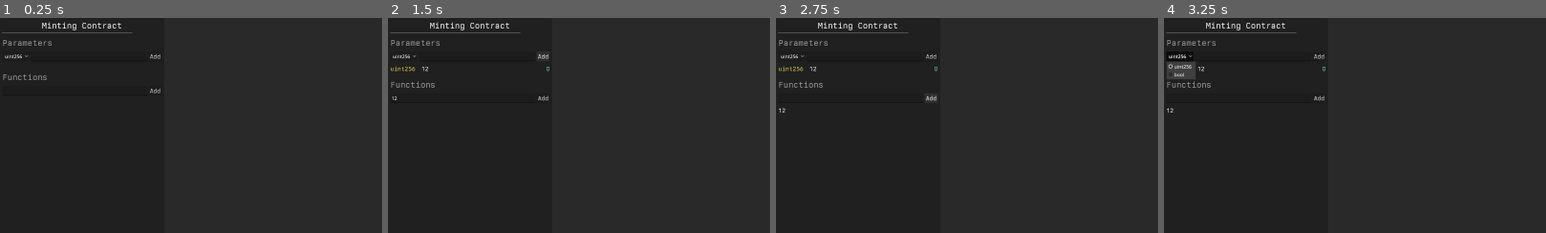
Above: before the commit, frames 1-4 (left to right).
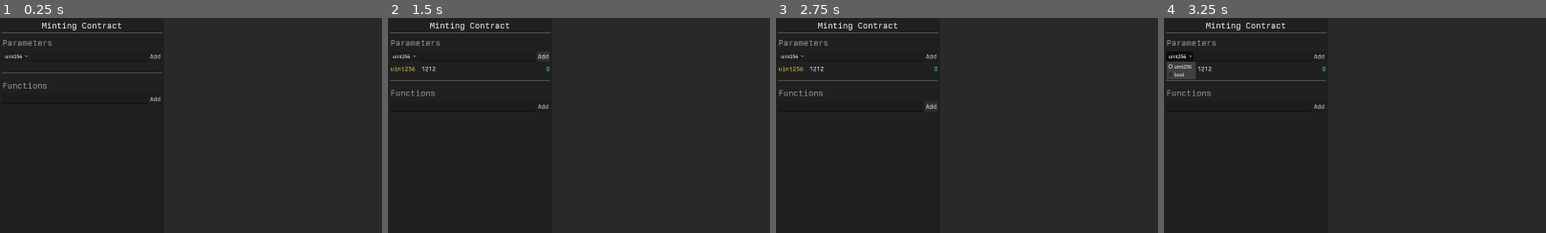
Above: after the commit, the same moments.

Repository: JackShort/vscripting
Game: Godot game, scene res://Main.tscn
Two runs of this game, one before a commit and one after it. Both use one fixed random seed, a clock stepped at 60 frames per second and the inputs below.
Inputs (mouse positions are % of the whole screen's width and height, from its top left):
- Up to frame 1 (0.25 s): no input
- Up to frame 2 (1.5 s): click (12, 9) at 0.52 s; type "12" at 0.6 s; click (10, 17) at 0.75 s; type "12" at 0.83 s; click "Add" at 1.25 s
- Up to frame 3 (2.75 s): click "Add" at 2 s
- Up to frame 4 (3.25 s): click "uint256" at 2.75 s
The pictures show only the part of the screen within x 0-50%, y 0-50%; the shares and areas given below are measured in that part.

The runs differ from the first frame. In frame 1, 0.6% of the frame differs, in the area x 0-43%, y 6-39%; in frame 2, 0.6%; in frame 3, 0.6%, in the area x 0-43%, y 6-44%; in frame 4, 0.6%.

Commit message:
dont add on empty

Diff:
--- a/FunctionsInputHandler.gd
+++ b/FunctionsInputHandler.gd
@@ -11,6 +11,9 @@
 func _on_add_param():
     var function_name = function_input.text
 
+    if function_name == "":
+        return
+
     if not Global.vm_state.has("functions"):
         Global.vm_state["functions"] = {}
 
--- a/Main.tscn
+++ b/Main.tscn
@@ -42,7 +42,7 @@
 [node name="HSeparator" type="HSeparator" parent="UILayer/PanelContainer/MarginContainer/VBoxContainer/Header"]
 layout_mode = 2
 offset_top = 40.0
-offset_right = 434.0
+offset_right = 536.0
 offset_bottom = 44.0
 
 [node name="ParametersSection" type="VBoxContainer" parent="UILayer/PanelContainer/MarginContainer/VBoxContainer"]
@@ -81,6 +81,9 @@
 
 [node name="ParameterContainer" type="VBoxContainer" parent="UILayer/PanelContainer/MarginContainer/VBoxContainer/ParametersSection"]
 unique_name_in_owner = true
+layout_mode = 2
+
+[node name="HSeparator" type="HSeparator" parent="UILayer/PanelContainer/MarginContainer/VBoxContainer"]
 layout_mode = 2
 
 [node name="FunctionsSection" type="VBoxContainer" parent="UILayer/PanelContainer/MarginContainer/VBoxContainer"]
--- a/ParameterInputHandler.gd
+++ b/ParameterInputHandler.gd
@@ -16,6 +16,9 @@
     var param_name = param_input.text
     var param_type = type_option_button.get_item_id(type_option_button.selected)
 
+    if param_name == "":
+        return
+
     if not Global.vm_state.has("parameters"):
         Global.vm_state["parameters"] = {}
 
--- a/SolFunction.gd
+++ b/SolFunction.gd
@@ -1,6 +1,8 @@
 class_name SolFunction
 
 var name := ""
+var inputs := {}
+var outputs := {}
 
 func _init(_name: String):
     name = _name
